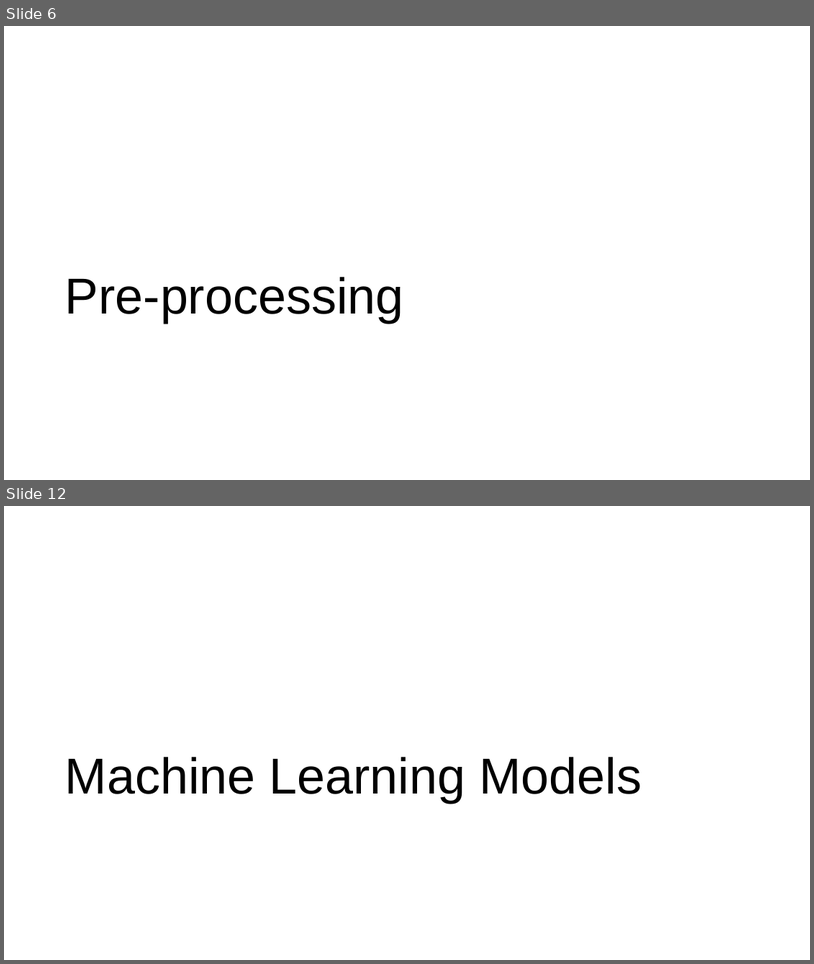
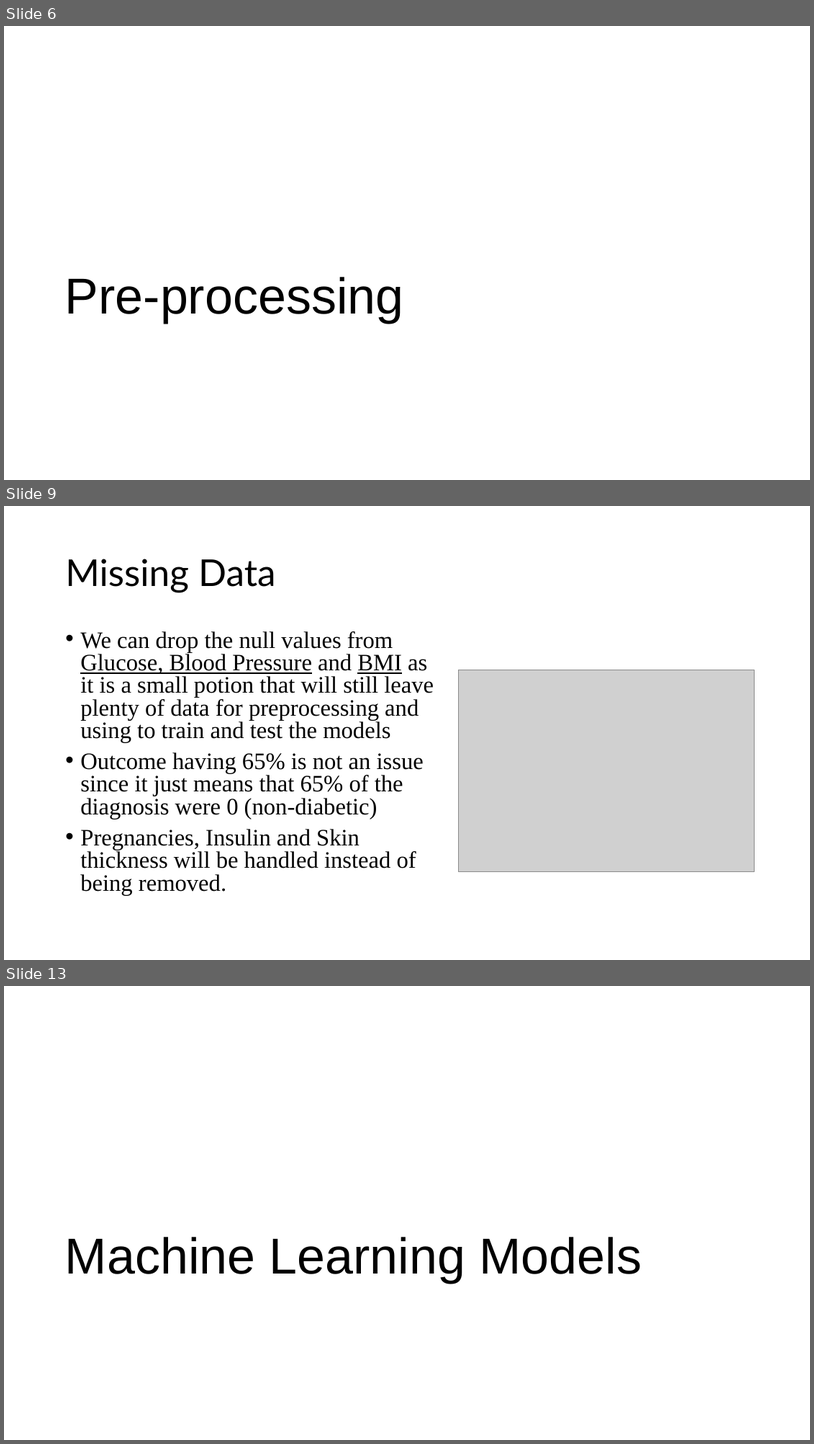
Before and after one commit to TayyebaSadaq/Diabetes-Prediction-using-Machine-Learning-and-Explainable-AI-Techniques, a slide deck: Diabetes Prediction with Machine Learning (ML).pptx. Shown one above the other, each under a label of ours: slides 6 and 12 before the commit, slides 6, 9 and 13 after it; the slides between them are not shown. The pictures are 814x964 and 814x1444 pixels, drawn with LibreOffice and Linux fonts; fonts in the diff are those of the drawing; grey boxes stand for pictures. Boxes give left, top, right and bottom in pixels: in the first picture for what was removed or moved away, otherwise in the second. Text is boxed around its words. In the diff, an @@ line names an element or a change of style, - is before the commit and + after.

Commit message:
working on backend
updated preprocessing to clean data, handle outliers etc. edited model making  after standardising the data (removed for loop and individually coded models

```diff
--- a/Diabetes Prediction with Machine Learning (ML).pptx
+++ b/Diabetes Prediction with Machine Learning (ML).pptx
@@ slide 9 added at (x1=4, y1=506, x2=810, y2=960), background #FFFFFF @@
@@ title added at (x1=65, y1=559, x2=276, y2=592), 44 pt, text #000000 @@
+Missing Data
@@ text added at (x1=80, y1=631, x2=434, y2=895), 28 pt, text #000000 @@
+• We can drop the null values from Glucose, Blood Pressure and BMI as it is a small potion that will still leave plenty of data for preprocessing and using to train and test the models
+• Outcome having 65% is not an issue since it just means that 65% of the diagnosis were 0 (non-diabetic)
+• Pregnancies, Insulin and Skin thickness will be handled instead of being removed.
@@ picture added at (x1=459, y1=670, x2=756, y2=871) @@
@@ what was slide 12 is now slide 13 @@
```
Also in this commit, not shown: 8 slides changed, 6 other slides added, 6 slides removed, 14 other files.
